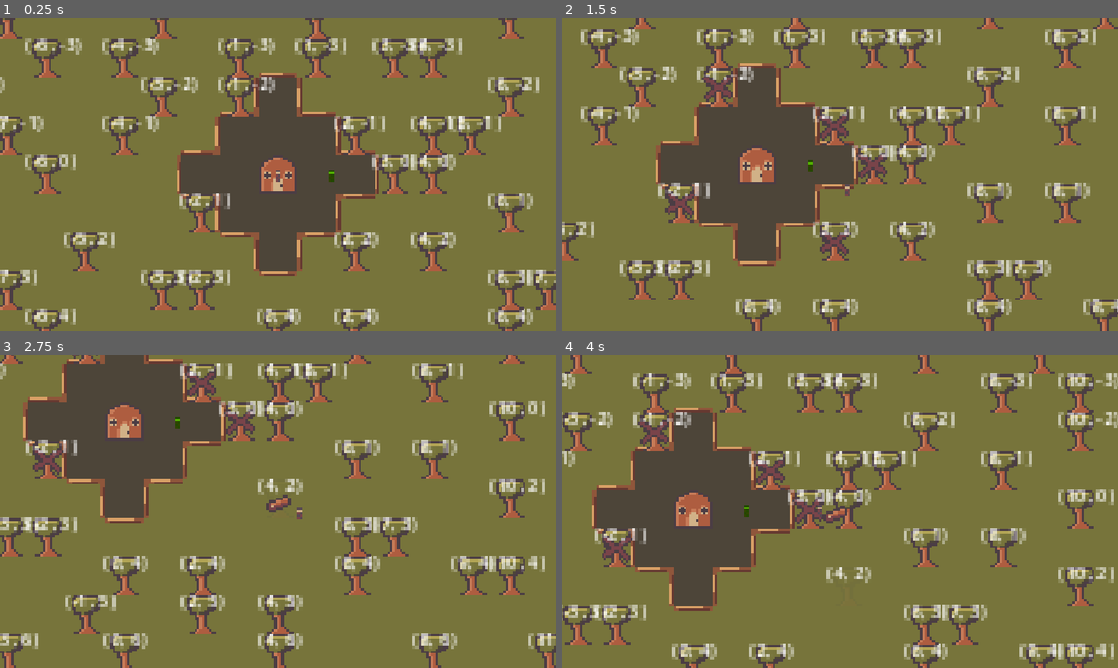
Above: before the commit, frames 1-4 (two rows, left to right).
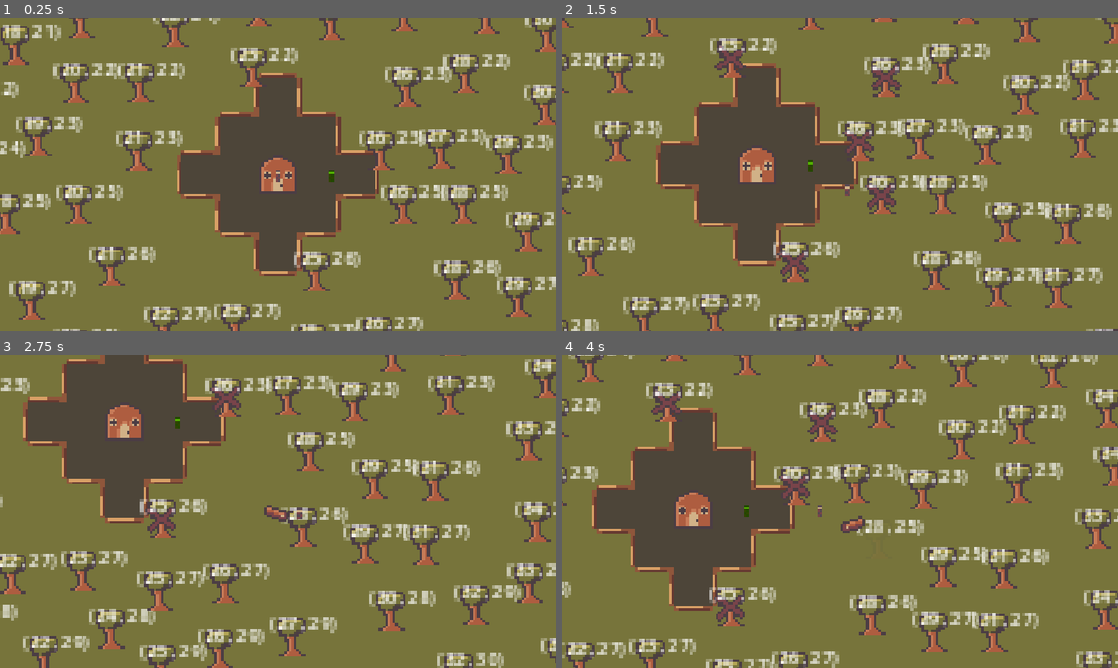
Above: after the commit, the same moments.

Repository: jacksonmist/DeforestStation
Game: Godot game, scene res://Scenes/Root.tscn
Two runs of this game, one before a commit and one after it. Both use one fixed random seed, a clock stepped at 60 frames per second and the inputs below.
Inputs (mouse positions are in pixels of both pictures, inside the frame that each line leads up to):
- Up to frame 1 (0.25 s): no input
- Up to frame 2 (1.5 s): tap Enter at 0.5 s; move the mouse to (840, 174) at 0.52 s; press the mouse at (840, 174) at 0.53 s; hold D (Right) 0.53-1.28 s; move the mouse to (728, 190) at 1.27 s; release the mouse at (728, 190) at 1.28 s; hold S (Down) from 1.28 s (still down); click (728, 190) at 1.35 s
- Up to frame 3 (2.75 s): move the mouse to (333, 442) at 2.02 s; release S (Down) at 2.03 s; press the mouse at (333, 442) at 2.03 s; hold D (Right) from 2.03 s (still down)
- Up to frame 4 (4 s): move the mouse to (812, 574) at 2.77 s; release D (Right) at 2.78 s; release the mouse at (812, 574) at 2.78 s; hold W (Up) 2.78-3.53 s; click (812, 574) at 2.85 s; move the mouse to (1006, 558) at 3.52 s; press the mouse at (1006, 558) at 3.53 s; hold A (Left) from 3.53 s (still down)

The runs differ from the first frame. In frame 1, 26% of the frame differs, in the area x 0-100%, y 0-100%; in frame 2, 27%; in frame 3, 26%; in frame 4, 27%.

Commit message:
Fixed tree spawning and marking

Diff:
--- a/Scenes/Root.tscn
+++ b/Scenes/Root.tscn
@@ -52,13 +52,6 @@
 
 [node name="Node2D" type="Node2D" unique_id=1513264109]
 
-[node name="TreeManager" type="Node" parent="." unique_id=1309576017 node_paths=PackedStringArray("grid_manager", "house")]
-script = ExtResource("10_dtygg")
-wood = ExtResource("11_fauc5")
-tree_scene = ExtResource("11_aoudc")
-grid_manager = NodePath("../GridManager")
-house = NodePath("../House")
-
 [node name="GroundMap" type="TileMapLayer" parent="." unique_id=348636908 node_paths=PackedStringArray("pds_manager")]
 z_index = -1
 position = Vector2(-8, -8)
@@ -74,6 +67,13 @@
 script = ExtResource("6_626no")
 ground_map = NodePath("..")
 tree_manager = NodePath("../../TreeManager")
+
+[node name="TreeManager" type="Node" parent="." unique_id=1309576017 node_paths=PackedStringArray("grid_manager", "house")]
+script = ExtResource("10_dtygg")
+wood = ExtResource("11_fauc5")
+tree_scene = ExtResource("11_aoudc")
+grid_manager = NodePath("../GridManager")
+house = NodePath("../House")
 
 [node name="GridManager" type="Node" parent="." unique_id=366981937 node_paths=PackedStringArray("tree_manager", "ground_map", "wall_map")]
 script = ExtResource("7_6ebx2")
--- a/Scripts/grid_manager.gd
+++ b/Scripts/grid_manager.gd
@@ -39,7 +39,6 @@
 	else:
 		can_upgrade = false
 		cached_cells = added_cells
-		print(cached_cells)
 
 func no_marked_trees():
 	for cell in cached_cells:
--- a/Scripts/tree.gd
+++ b/Scripts/tree.gd
@@ -7,6 +7,7 @@
 
 var is_marked: bool = false
 var is_active: bool = true
+var cell: Vector2i
 
 @onready var x: Sprite2D = $X
 @onready var sprite: Sprite2D = $Sprite2D
@@ -29,6 +30,8 @@
 		x.flip_v = false
 	else:
 		x.flip_v = true
+	if cell:
+		label.text = str(cell)
 
 func take_damage(amount: float):
 	if not is_active:
@@ -62,8 +65,8 @@
 	else:
 		sprite.modulate = transparent
 
-func set_cell(cell: Vector2i):
-	label.text = str(cell)
+func set_cell(cell_ref: Vector2i):
+	cell = cell_ref
 
 func mark_tree():
 	is_marked = true
--- a/Scripts/tree_manager.gd
+++ b/Scripts/tree_manager.gd
@@ -8,24 +8,27 @@
 var marked_trees: Array
 
 func place_trees(points: Array[Vector2]):
+	var house_cell = Vector2i(24, 24)
 	for point in points:
 		var tree = tree_scene.instantiate()
 		add_child(tree)
 		tree.position = point
 		tree.tree_manager = self
 		tree.wood = wood
-		var tree_cell := Vector2i(floor(point/16))
-		tree.position = tree_cell * 16
+		#var tree_cell := Vector2i(floor(point/16))
+		var tree_cell := Vector2i(round(point/16)) + Vector2i(24, 24)
+		var dir_to_house = Vector2i(Vector2(house_cell - tree_cell).normalized().round())
+		#tree.position = tree_cell * 16
+		tree_cell += dir_to_house
 		tree.set_cell(tree_cell)
-		tree_cell += Vector2i(24, 24)
-		var distance_to_house = tree_cell.distance_to(house.cell + Vector2i(24, 24))
+		var distance_to_house = tree_cell.distance_to(house_cell)
 		if distance_to_house <= house.starting_radius:
 			tree.queue_free()
 			continue
 		if not tree_dict.has(tree_cell):
-			tree_dict[tree_cell] = tree
+			tree_dict[tree_cell] = [tree]
 		else:
-			tree.queue_free()
+			tree_dict[tree_cell].append(tree)
 
 func check_occupied(cells: Array[Vector2i]):
 	marked_trees = []
@@ -33,12 +36,16 @@
 	for cell in cells:
 		if tree_dict.has(cell):
 			occupied = true
-			var tree = tree_dict[cell]
-			tree.mark_tree()
-			marked_trees.append(tree)
+			for tree in tree_dict[cell]:
+				tree.mark_tree()
+				marked_trees.append(tree)
 	return occupied
 
 func remove_marked(tree):
+	for marked in marked_trees:
+		if not is_instance_valid(marked):
+			marked_trees.erase(marked)
+
 	if marked_trees.has(tree):
 		marked_trees.erase(tree)
 	else:
